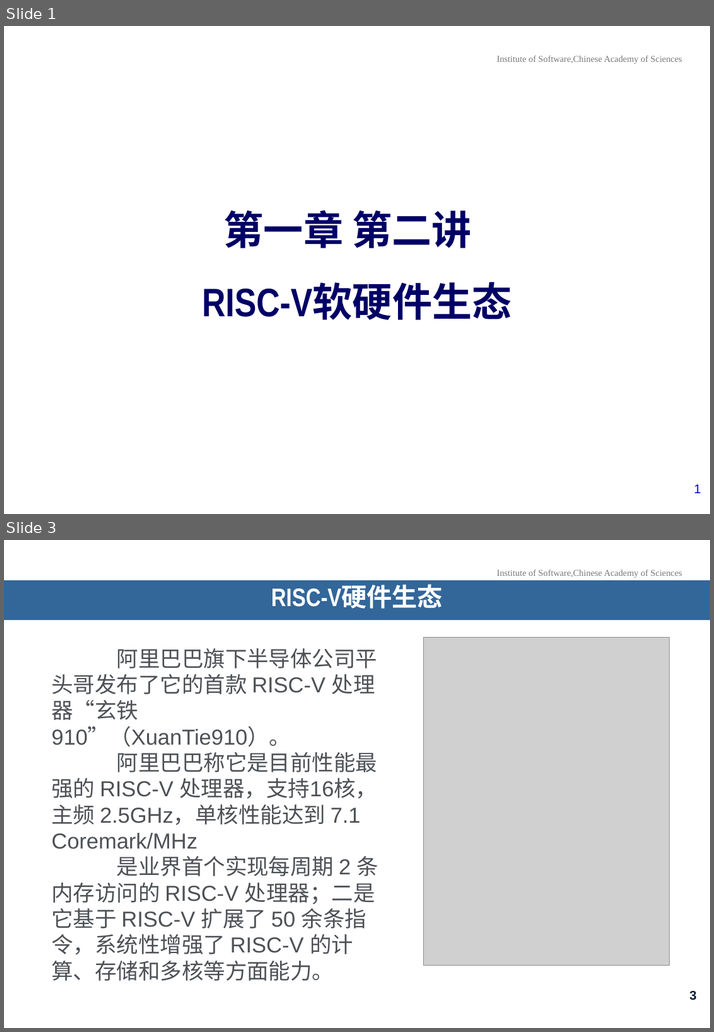
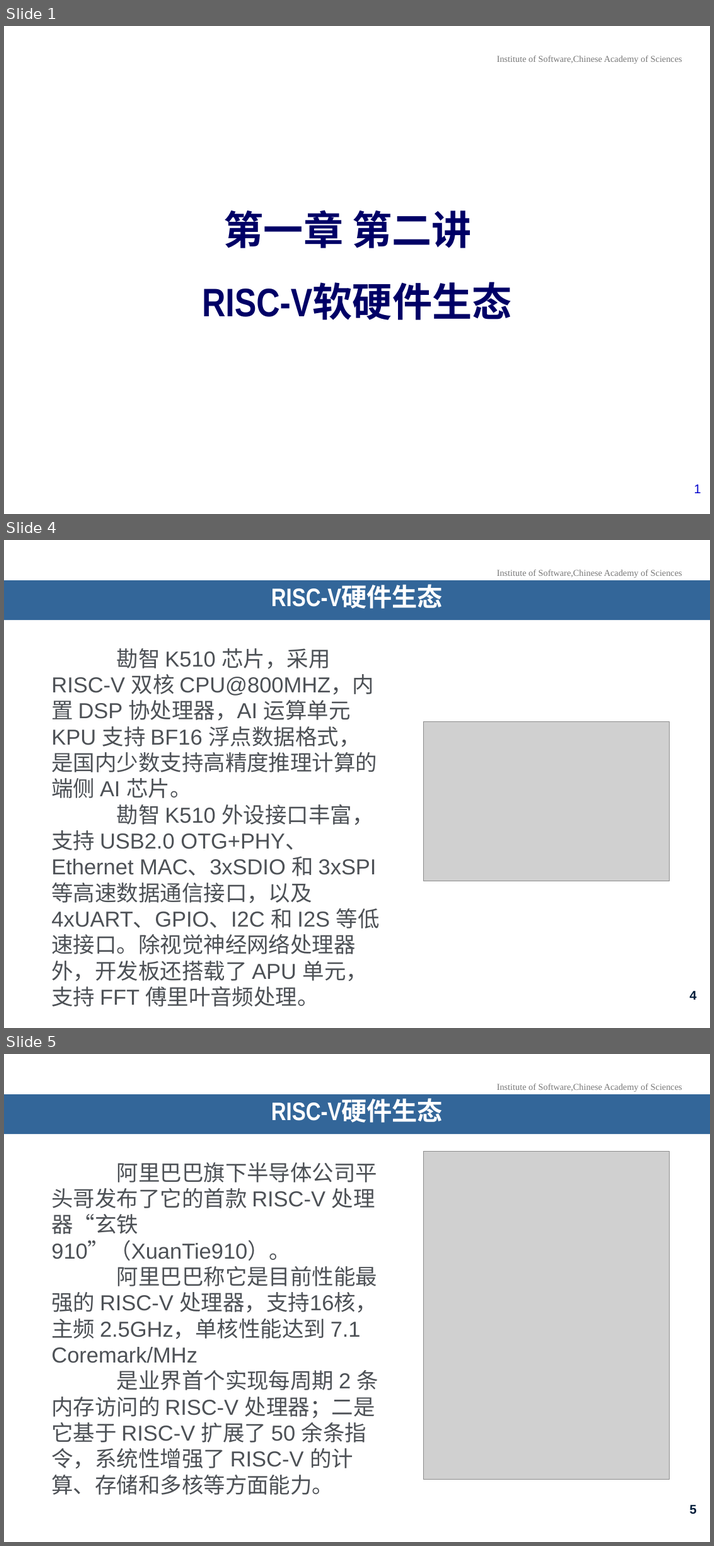
Before and after one commit to KiritakeKumi/OpenEuler-Application-For-RISC-V-Programming, a slide deck: Files/Chapter1/Class2/第一章_第二讲_RISC-V软硬件生态.pptx. Shown one above the other, each under a label of ours: slides 1 and 3 before the commit, slides 1, 4 and 5 after it; the slides between them are not shown. The pictures are 714x1032 and 714x1546 pixels, drawn with LibreOffice and Linux fonts; fonts in the diff are those of the drawing; grey boxes stand for pictures; background and template pictures are left out. Boxes give left, top, right and bottom in pixels: in the first picture for what was removed or moved away, otherwise in the second. Text is boxed around its words. In the diff, an @@ line names an element or a change of style, - is before the commit and + after.

```diff
--- a/Files/Chapter1/Class2/第一章_第二讲_RISC-V软硬件生态.pptx
+++ b/Files/Chapter1/Class2/第一章_第二讲_RISC-V软硬件生态.pptx
@@ slide 4 added at [4,540,710,1028], background picture (left out); not listed: 1 template element that a slide beside it also shows @@
@@ title added at [4,580,710,620], fill #336699, 28 pt, text #FFFFFF, bold @@
+RISC-V硬件生态
@@ text added at [51,648,379,1007], 24 pt, text #4D5156 @@
+勘智 K510 芯片，采用 RISC-V 双核 CPU@800MHZ，内置 DSP 协处理器，AI 运算单元 KPU 支持 BF16 浮点数据格式，是国内少数支持高精度推理计算的端侧 AI 芯片。
+勘智 K510 外设接口丰富，支持 USB2.0 OTG+PHY、Ethernet MAC、3xSDIO 和 3xSPI 等高速数据通信接口，以及 4xUART、GPIO、I2C 和 I2S 等低速接口。除视觉神经网络处理器外，开发板还搭载了 APU 单元，支持 FFT 傅里叶音频处理。
@@ picture added at [424,723,669,881] @@
@@ page number added at [689,991,696,1000], 14 pt, text #001D3A, bold @@
+4
@@ what was slide 3 is now slide 5 @@
@@ page number at [689,1505,696,1514]: text changed @@
-3
+5
```
Also in this commit, not shown: 1 slide changed, 8 other slides added.
